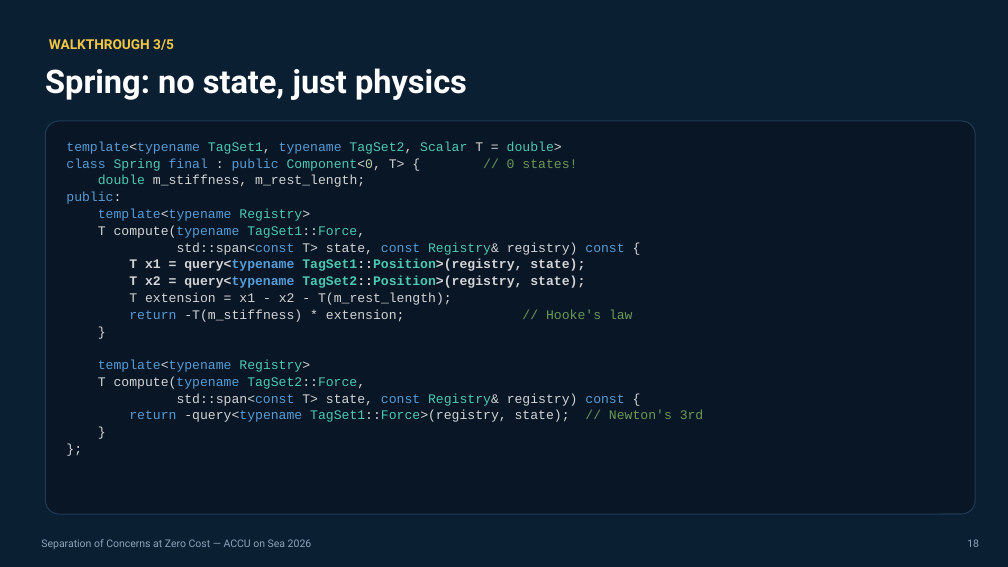
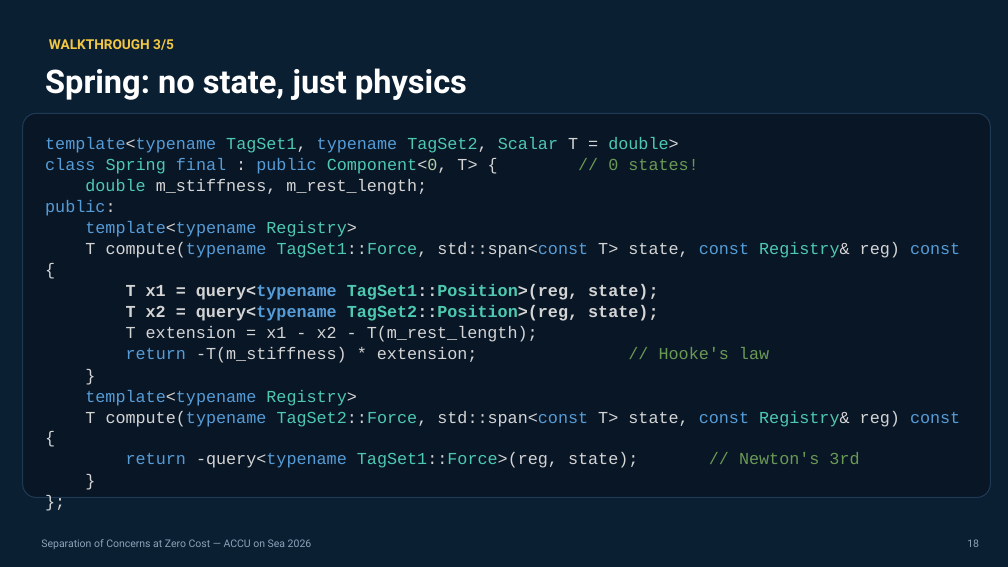
Before and after one commit to jedrzejmichalczyk/accu-on-sea-2026-modular-physics, a slide deck: slide 18 of slides/ACCU-Separation-of-Concerns-at-Zero-Cost.pptx. Drawn at 1008x567 pixels with LibreOffice and Linux fonts; fonts in the diff are those of the drawing. Boxes give left, top, right and bottom in pixels: in the first picture for what was removed or moved away, otherwise in the second. Text is boxed around its words. In the diff, an @@ line names an element or a change of style, - is before the commit and + after.

```diff
--- a/slides/ACCU-Separation-of-Concerns-at-Zero-Cost.pptx
+++ b/slides/ACCU-Separation-of-Concerns-at-Zero-Cost.pptx
@@ rounded rectangle: place and size @@
-rounded rectangle at [45, 121, 975, 514]
+rounded rectangle at [23, 113, 991, 498]
@@ text "template<typename TagSet1, typename TagSet2, Scalar ...": place and size @@
-text "template<typename TagSet1, typename TagSet2, Scalar ..." at [66, 141, 704, 422]
+text "template<typename TagSet1, typename TagSet2, Scalar ..." at [45, 137, 960, 468]
@@ text at [45, 137, 769, 406]: size 12.5 to 16 pt in "template<typename TagSet1, typename TagSet2, Scalar T = ...", "class Spring final : public Component<0, T> ...", "double m_stiffness, m_rest_length;", "public:" and 7 more places @@
@@ text at [85, 242, 960, 321]: text changed; size 12.5 to 16 pt @@
-T compute(typename TagSet1::Force,
-std::span<const T> state, const Registry& registry) const {
-T x1 = query<typename TagSet1::Position>(registry, state);
-T x2 = query<typename TagSet2::Position>(registry, state);
+T compute(typename TagSet1::Force, std::span<const T> state, const Registry& reg) const {
+T x1 = query<typename TagSet1::Position>(reg, state);
+T x2 = query<typename TagSet2::Position>(reg, state);
@@ text at [85, 411, 960, 468]: text changed; size 12.5 to 16 pt @@
-T compute(typename TagSet2::Force,
-std::span<const T> state, const Registry& registry) const {
-return -query<typename TagSet1::Force>(registry, state); // Newton's 3rd
+T compute(typename TagSet2::Force, std::span<const T> state, const Registry& reg) const {
+return -query<typename TagSet1::Force>(reg, state); // Newton's 3rd
```
Also in this commit, not shown: 10 other slides changed, 3 other files.
